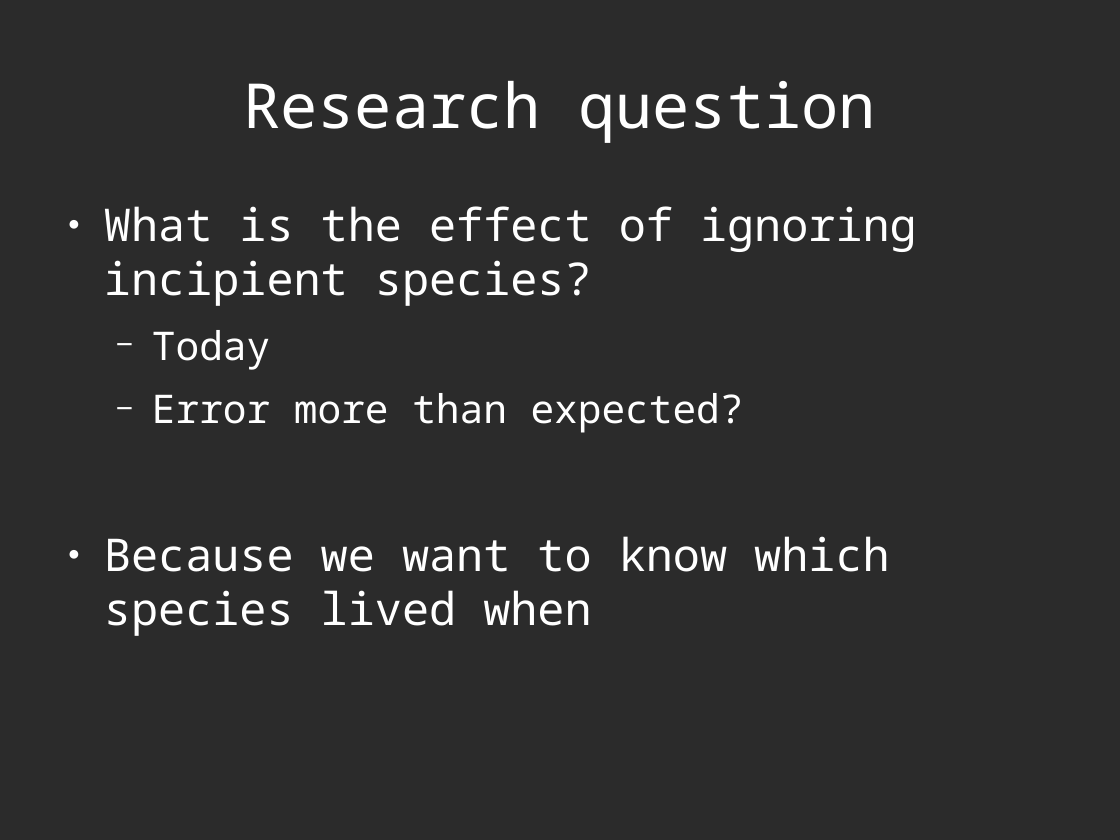
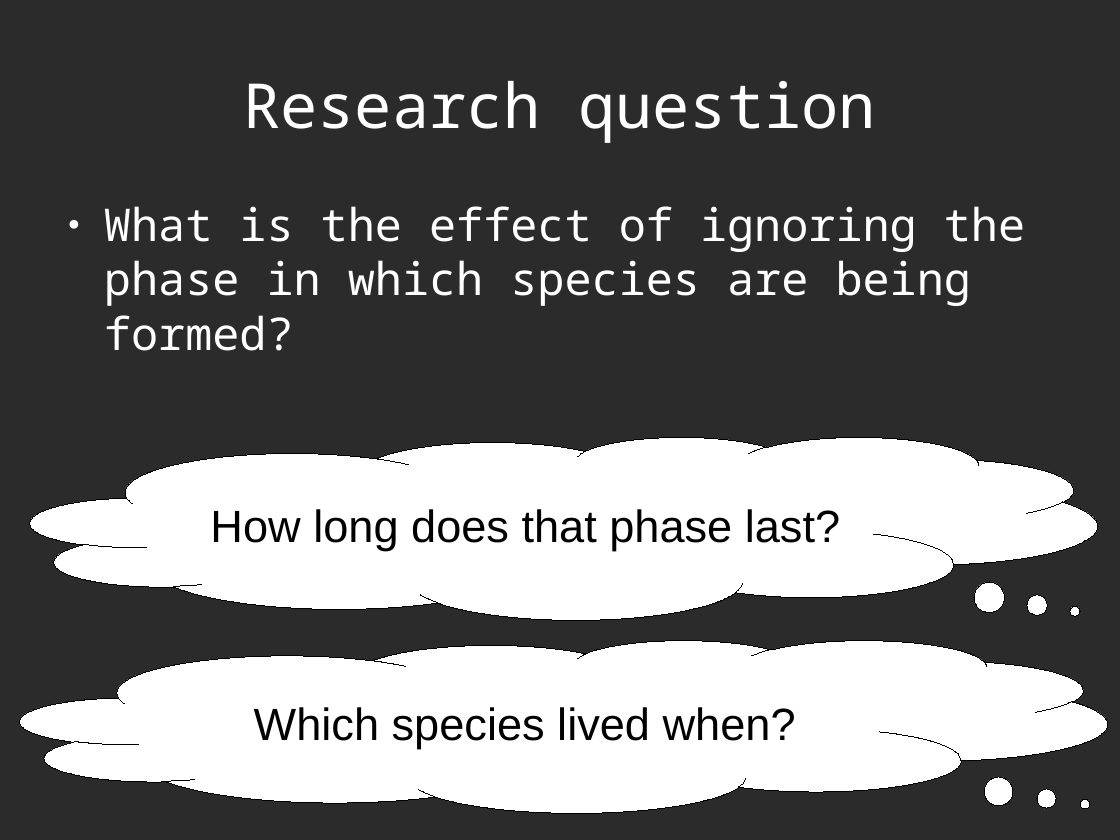
Before and after one commit to richelbilderbeek/Science, a slide deck: slide 8 of Bilderbeek20170213TresMeeting/20170213TresMeeting.odp (slide 6 before the commit). Drawn at 1120x840 pixels with LibreOffice and Linux fonts; fonts in the diff are those of the drawing; background and template pictures are left out; a plain dark background stands for a picture behind light text. Boxes give left, top, right and bottom in pixels: in the first picture for what was removed or moved away, otherwise in the second. Text is boxed around its words. In the diff, an @@ line names an element or a change of style, - is before the commit and + after.

```diff
--- a/Bilderbeek20170213TresMeeting/20170213TresMeeting.odp
+++ b/Bilderbeek20170213TresMeeting/20170213TresMeeting.odp
@@ text at (104,206,1025,351): text changed @@
-● What is the effect of ignoring incipient species?
-  − Today
-  − Error more than expected?
-● Because we want to know which species lived when
+● What is the effect of ignoring the phase in which species are being formed?
@@ thought cloud added at (30,437,1098,620), fill #FFFFFF, outline #000000 0 pt, 32 pt, text #000000 @@
+How long does that phase last?
@@ thought cloud added at (20,640,1108,813), fill #FFFFFF, outline #000000 0 pt, 32 pt, text #000000 @@
+Which species lived when?
```
Also in this commit, not shown: 2 other slides changed, 9 slides added, 3 slides removed, 5 other files.
